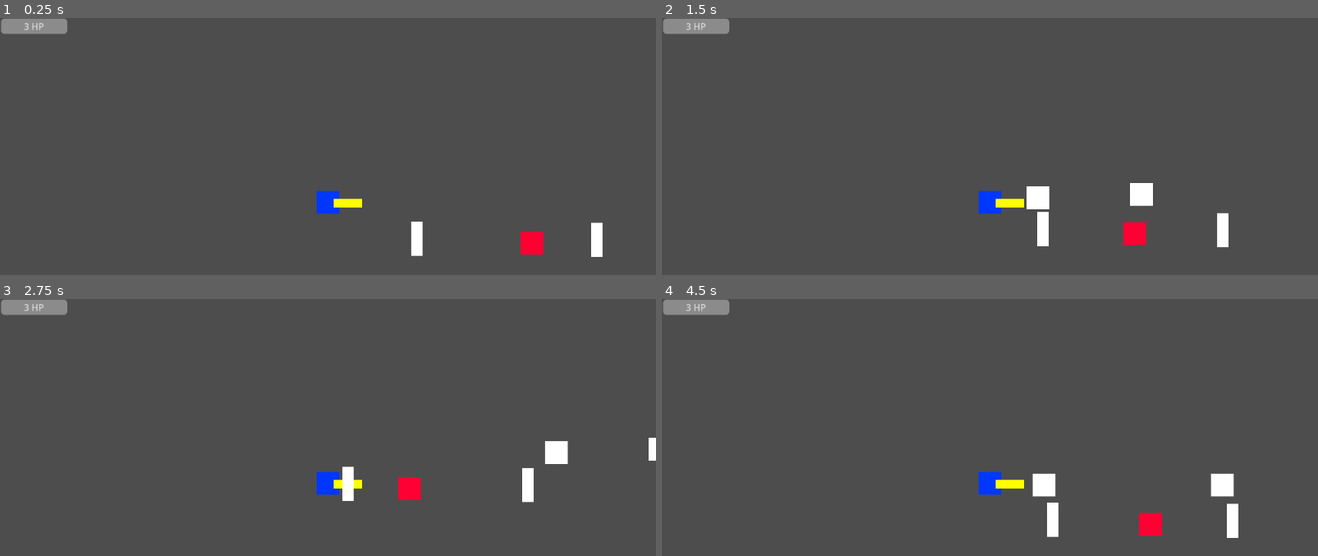
Above: before the commit, frames 1-4 (two rows, left to right).
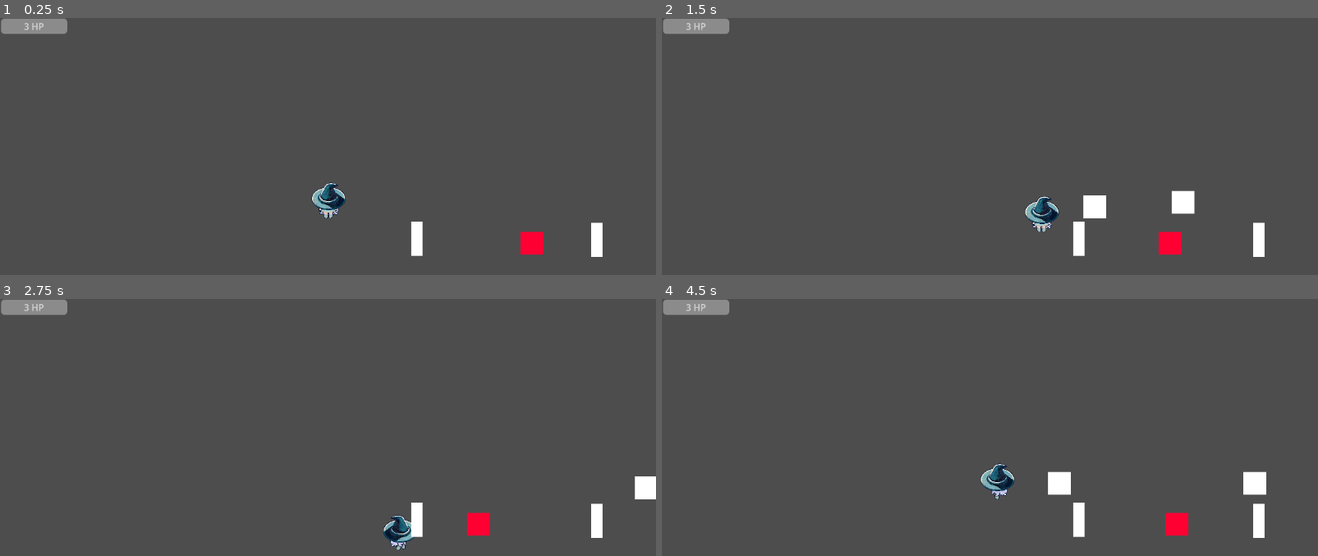
Above: after the commit, the same moments.

Repository: Profedejocs/Game-Off-Jam-2023
Game: Godot game, scene res://main.tscn
Two runs of this game, one before a commit and one after it. Both use one fixed random seed, a clock stepped at 60 frames per second and the inputs below.
Inputs (mouse positions are in pixels of both pictures, inside the frame that each line leads up to):
- Up to frame 1 (0.25 s): no input
- Up to frame 2 (1.5 s): move the mouse to (1134, 185) at 0.52 s; press the mouse at (1134, 185) at 0.53 s; hold D (right) 0.53-1.28 s; move the mouse to (858, 221) at 1.27 s; release the mouse at (858, 221) at 1.28 s; hold S (down) from 1.28 s (still down); click (858, 221) at 1.35 s
- Up to frame 3 (2.75 s): move the mouse to (393, 401) at 2.02 s; release S (down) at 2.03 s; press the mouse at (393, 401) at 2.03 s; hold D (right) from 2.03 s (still down)
- Up to frame 4 (4.5 s): move the mouse to (outside the picture) at 2.77 s; release D (right) at 2.78 s; release the mouse at (outside the picture) at 2.78 s; hold W (up) 2.78-3.53 s; click (outside the picture) at 2.85 s; move the mouse to (1186, 538) at 3.52 s; press the mouse at (1186, 538) at 3.53 s; hold A (left) from 3.53 s (still down); move the mouse to (793, 427) at 4.27 s; release the mouse at (793, 427) at 4.28 s; click (793, 427) at 4.35 s

The runs differ from the first frame. In frame 1, 0.6% of the frame differs, in the area x 47-56%, y 63-78%; in frame 2, 3.5%, in the area x 48-92%, y 64-93%; in frame 3, 3.1%; in frame 4, 3.3%.

Commit message:
Add files via upload

Diff:
--- a/Godot-1/Player/Bullet/Bullet.tscn
+++ b/Godot-1/Player/Bullet/Bullet.tscn
@@ -1,8 +1,11 @@
-[gd_scene load_steps=3 format=3 uid="uid://b74p0u61cn2rg"]
+[gd_scene load_steps=4 format=3 uid="uid://b74p0u61cn2rg"]
 
 [ext_resource type="Script" path="res://Player/Bullet/Bullet.gd" id="1_js88h"]
 
 [sub_resource type="RectangleShape2D" id="RectangleShape2D_s2ptr"]
+size = Vector2(40, 40)
+
+[sub_resource type="RectangleShape2D" id="RectangleShape2D_5o0vu"]
 size = Vector2(40, 40)
 
 [node name="Bullet" type="Area2D"]
@@ -24,5 +27,11 @@
 [node name="CollisionShape2D" type="CollisionShape2D" parent="."]
 shape = SubResource("RectangleShape2D_s2ptr")
 
+[node name="hurt" type="Area2D" parent="."]
+
+[node name="CollisionShape2D" type="CollisionShape2D" parent="hurt"]
+position = Vector2(0, -2)
+shape = SubResource("RectangleShape2D_5o0vu")
+
 [connection signal="area_entered" from="." to="." method="_on_area_entered"]
 [connection signal="body_entered" from="." to="." method="_on_body_entered"]
--- a/Godot-1/Player/Player.gd
+++ b/Godot-1/Player/Player.gd
@@ -1,22 +1,77 @@
 extends CharacterBody2D
 
 @export var hp = 3
-var SPEED = 5000
+var speed = 120
+var current_dlr = "none"
+@onready var anim = $AnimatedSprite2D
+func  _physics_process(delta):
 
-func _physics_process(delta):
-	print(hp)
-	#fire(self.global_rotation)
-	velocity = Vector2.ZERO
-	if Input.is_action_pressed("left"):
-		velocity.x -= SPEED
+	player_movement(delta)
+
+
+func player_movement(delta):
+
 	if Input.is_action_pressed("right"):
-		velocity.x += SPEED
-	if Input.is_action_pressed("up"):
-		velocity.y -= SPEED
-	if Input.is_action_pressed("down"):
-		velocity.y += SPEED
-	velocity *= delta
+		current_dlr = "right"
+		play_anim(1)
+		velocity.x = speed
+		velocity.y = 0
+	elif Input.is_action_pressed("left"):
+		current_dlr = "left"
+		play_anim(1)
+		velocity.x = -speed
+		velocity.y = 0
+	elif Input.is_action_pressed("down"):
+		current_dlr = "down"
+		play_anim(1)
+		velocity.y = speed
+		velocity.x = 0
+	elif  Input.is_action_pressed("up"):
+		current_dlr = "up"
+		play_anim(1)
+		velocity.y = -speed
+		velocity.x = 0
+	else:
+		play_anim(0)
+		velocity.y = 0
+		velocity.x = 0
+
+
 	move_and_slide()
+
+func play_anim(movement):
+	var dlr = current_dlr
+
+	if dlr == "right":
+		anim.flip_h = true
+		if movement == 1 :
+			anim.play ("side_walk")
+		elif movement == 0 :
+			anim.play ("side_idle")
+	if dlr == "left":
+		anim.flip_h = false
+		if movement == 1 :
+			anim.play ("side_walk")
+		elif movement == 0 :
+			anim.play ("side_idle")
+
+	if dlr == "down":
+		anim.flip_h = false
+		if movement == 1 :
+			anim.play ("front_walk")
+		elif movement == 0 :
+			anim.play ("idle")
+	if dlr == "up":
+		anim.flip_h = false
+		if movement == 1 :
+			anim.play ("back_walk")
+		elif movement == 0 :
+			anim.play ("back_idle")
+
+
+
+
+
 
 func _on_area_2d_body_entered(body):
 	if body != null and "Enemy" in body.name:
--- a/Godot-1/Player/Player.tscn
+++ b/Godot-1/Player/Player.tscn
@@ -1,6 +1,105 @@
-[gd_scene load_steps=4 format=3 uid="uid://bbmq47f63njf6"]
+[gd_scene load_steps=17 format=3 uid="uid://bbmq47f63njf6"]
 
 [ext_resource type="Script" path="res://Player/Player.gd" id="1_f4e7t"]
+[ext_resource type="Texture2D" uid="uid://dpdwe4iyygxru" path="res://assets/BACK/f1.png" id="2_kb3mj"]
+[ext_resource type="Texture2D" uid="uid://d3qekp4j8bxef" path="res://assets/FRONT/z1.png" id="2_tqa4v"]
+[ext_resource type="Texture2D" uid="uid://db5g6wtkwi4fo" path="res://assets/FRONT/z2.png" id="3_l77gv"]
+[ext_resource type="Texture2D" uid="uid://dqp2k24airi1l" path="res://assets/BACK/f2.png" id="3_nks3r"]
+[ext_resource type="Texture2D" uid="uid://dpb0raxmi8s8r" path="res://assets/BACK/f12.png" id="4_rt0si"]
+[ext_resource type="Texture2D" uid="uid://dy0jll6ndloix" path="res://assets/FRONT/z12.png" id="4_v6u8l"]
+[ext_resource type="Texture2D" uid="uid://ctja4ax4xftit" path="res://assets/FRONT/z3.png" id="5_obk73"]
+[ext_resource type="Texture2D" uid="uid://c22txqknnr5rr" path="res://assets/BACK/f3.png" id="5_xkpce"]
+[ext_resource type="Texture2D" uid="uid://hglk8vjtbd3k" path="res://assets/SIDE/c1.png" id="10_sg0ry"]
+[ext_resource type="Texture2D" uid="uid://co05ibigpsxtf" path="res://assets/SIDE/c2.png" id="11_4w3yn"]
+[ext_resource type="Texture2D" uid="uid://biucw0wu14rot" path="res://assets/SIDE/c12.png" id="12_0mi13"]
+[ext_resource type="Texture2D" uid="uid://bny14yg8kkp80" path="res://assets/SIDE/c3.png" id="13_og7ay"]
+
+[sub_resource type="SpriteFrames" id="SpriteFrames_shvsn"]
+animations = [{
+"frames": [{
+"duration": 1.0,
+"texture": ExtResource("2_kb3mj")
+}, {
+"duration": 1.0,
+"texture": ExtResource("4_rt0si")
+}],
+"loop": true,
+"name": &"back_idle",
+"speed": 5.0
+}, {
+"frames": [{
+"duration": 1.0,
+"texture": ExtResource("2_kb3mj")
+}, {
+"duration": 1.0,
+"texture": ExtResource("3_nks3r")
+}, {
+"duration": 1.0,
+"texture": ExtResource("4_rt0si")
+}, {
+"duration": 1.0,
+"texture": ExtResource("5_xkpce")
+}],
+"loop": true,
+"name": &"back_walk",
+"speed": 5.0
+}, {
+"frames": [{
+"duration": 1.0,
+"texture": ExtResource("2_tqa4v")
+}, {
+"duration": 1.0,
+"texture": ExtResource("3_l77gv")
+}, {
+"duration": 1.0,
+"texture": ExtResource("4_v6u8l")
+}, {
+"duration": 1.0,
+"texture": ExtResource("5_obk73")
+}],
+"loop": true,
+"name": &"front_walk",
+"speed": 5.0
+}, {
+"frames": [{
+"duration": 1.0,
+"texture": ExtResource("2_tqa4v")
+}, {
+"duration": 1.0,
+"texture": ExtResource("4_v6u8l")
+}],
+"loop": true,
+"name": &"idle",
+"speed": 5.0
+}, {
+"frames": [{
+"duration": 1.0,
+"texture": ExtResource("10_sg0ry")
+}, {
+"duration": 1.0,
+"texture": ExtResource("12_0mi13")
+}],
+"loop": true,
+"name": &"side_idle",
+"speed": 5.0
+}, {
+"frames": [{
+"duration": 1.0,
+"texture": ExtResource("10_sg0ry")
+}, {
+"duration": 1.0,
+"texture": ExtResource("11_4w3yn")
+}, {
+"duration": 1.0,
+"texture": ExtResource("12_0mi13")
+}, {
+"duration": 1.0,
+"texture": ExtResource("13_og7ay")
+}],
+"loop": true,
+"name": &"side_walk",
+"speed": 5.0
+}]
 
 [sub_resource type="RectangleShape2D" id="RectangleShape2D_8oup4"]
 size = Vector2(40, 40)
@@ -11,19 +110,12 @@
 [node name="Player" type="CharacterBody2D"]
 script = ExtResource("1_f4e7t")
 
-[node name="ColorRect" type="ColorRect" parent="."]
-anchors_preset = 8
-anchor_left = 0.5
-anchor_top = 0.5
-anchor_right = 0.5
-anchor_bottom = 0.5
-offset_left = -20.0
-offset_top = -20.0
-offset_right = 20.0
-offset_bottom = 20.0
-grow_horizontal = 2
-grow_vertical = 2
-color = Color(0, 0.215686, 1, 1)
+[node name="AnimatedSprite2D" type="AnimatedSprite2D" parent="."]
+position = Vector2(1, -2.99998)
+scale = Vector2(0.0925926, 0.0894886)
+sprite_frames = SubResource("SpriteFrames_shvsn")
+animation = &"idle"
+autoplay = "idle"
 
 [node name="CollisionShape2D" type="CollisionShape2D" parent="."]
 shape = SubResource("RectangleShape2D_8oup4")
@@ -34,6 +126,7 @@
 shape = SubResource("RectangleShape2D_dpcox")
 
 [node name="Gun" type="ColorRect" parent="."]
+visible = false
 offset_left = 10.0
 offset_top = -6.0
 offset_right = 60.0
@@ -41,6 +134,6 @@
 color = Color(1, 1, 0, 1)
 
 [node name="ShootingPoint" type="Node2D" parent="Gun"]
-position = Vector2(34, 9)
+position = Vector2(44, 6)
 
 [connection signal="body_entered" from="Area2D" to="." method="_on_area_2d_body_entered"]
--- a/Godot-1/main.gd
+++ b/Godot-1/main.gd
@@ -1,5 +1,5 @@
 extends Node2D
 
 func _process(delta):
-	$Player/Camera2D/ProgressBar.value = $Player.hp
-	$Player/Camera2D/Label.text = str(max($Player.hp, 0))+" HP"
+	$Camera2D/ProgressBar.value = $Player.hp
+	$Camera2D/Label.text = str(max($Player.hp, 0))+" HP"
--- a/Godot-1/main.tscn
+++ b/Godot-1/main.tscn
@@ -10,12 +10,10 @@
 [node name="Main" type="Node2D"]
 script = ExtResource("1_1dsd5")
 
-[node name="Player" parent="." instance=ExtResource("1_cbj2f")]
+[node name="Camera2D" type="Camera2D" parent="."]
 position = Vector2(449, 216)
 
-[node name="Camera2D" type="Camera2D" parent="Player"]
-
-[node name="Label" type="Label" parent="Player/Camera2D"]
+[node name="Label" type="Label" parent="Camera2D"]
 offset_left = -574.0
 offset_top = -323.0
 offset_right = -458.0
@@ -24,7 +22,7 @@
 horizontal_alignment = 1
 vertical_alignment = 1
 
-[node name="ProgressBar" type="ProgressBar" parent="Player/Camera2D"]
+[node name="ProgressBar" type="ProgressBar" parent="Camera2D"]
 offset_left = -574.0
 offset_top = -323.0
 offset_right = -458.0
@@ -33,6 +31,9 @@
 step = 1.0
 rounded = true
 show_percentage = false
+
+[node name="Player" parent="." instance=ExtResource("1_cbj2f")]
+position = Vector2(449, 216)
 
 [node name="Enemy" parent="." instance=ExtResource("2_jmt40")]
 position = Vector2(771, 288)
Binary file added: Godot-1/assets/0MAIN Menu.jpg
Not shown, added: Godot-1/assets/0MAIN Menu.jpg.import
Binary file added: Godot-1/assets/BACK/f1.png
Not shown, added: Godot-1/assets/BACK/f1.png.import
Binary file added: Godot-1/assets/BACK/f12.png
Not shown, added: Godot-1/assets/BACK/f12.png.import
Binary file added: Godot-1/assets/BACK/f2.png
Not shown, added: Godot-1/assets/BACK/f2.png.import
Binary file added: Godot-1/assets/BACK/f3.png
Not shown, added: Godot-1/assets/BACK/f3.png.import
Binary file added: Godot-1/assets/Btn-1.png
Not shown, added: Godot-1/assets/Btn-1.png.import
(and 28 more such lines)
